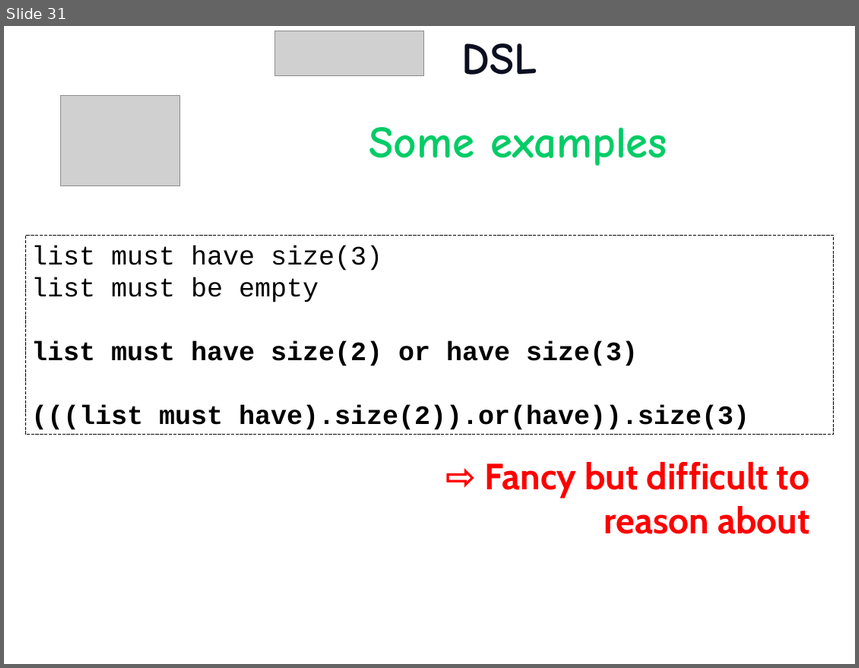
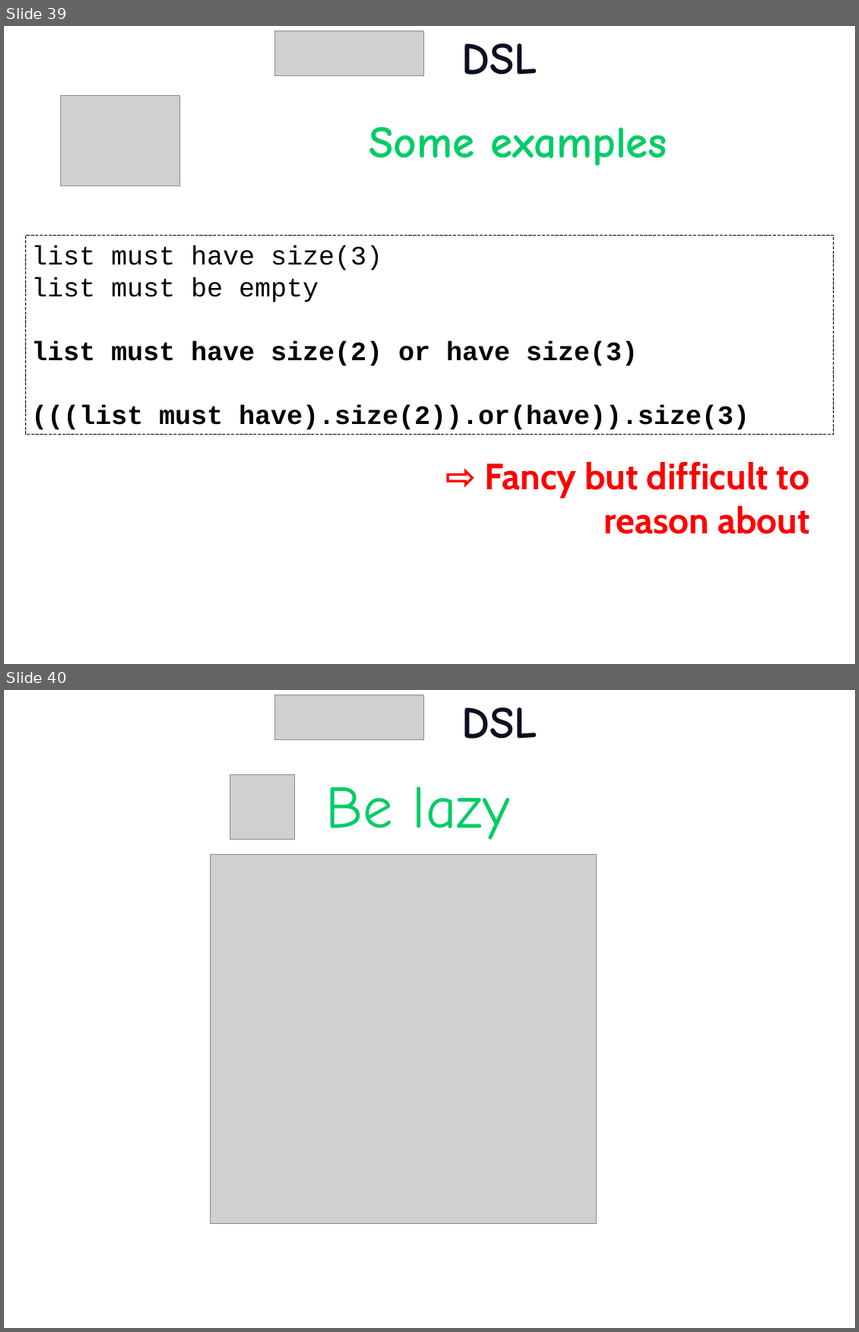
Before and after one commit to etorreborre/oscon-2010, a slide deck: src/main/resources/oscon_2010_specs.pptx. Shown one above the other, each under a label of ours: slide 31 before the commit, slides 39 and 40 after it. The pictures are 859x668 and 859x1332 pixels, drawn with LibreOffice and Linux fonts; fonts in the diff are those of the drawing; grey boxes stand for pictures; background and template pictures are left out. Boxes give left, top, right and bottom in pixels: in the first picture for what was removed or moved away, otherwise in the second. Text is boxed around its words. In the diff, an @@ line names an element or a change of style, - is before the commit and + after.

```diff
--- a/src/main/resources/oscon_2010_specs.pptx
+++ b/src/main/resources/oscon_2010_specs.pptx
@@ slide 40 added at bbox=[4, 690, 855, 1328], background picture (left out) @@
@@ picture added at bbox=[275, 695, 424, 739] @@
@@ title added at bbox=[462, 707, 538, 739], 54 pt, text #0C0F20, bold @@
+DSL
@@ picture added at bbox=[230, 775, 295, 840] @@
@@ text added at bbox=[325, 787, 509, 840], 72 pt, text #00CC66 @@
+Be lazy
@@ picture added at bbox=[210, 855, 597, 1224] @@
@@ what was slide 31 is now slide 39 @@
```
Also in this commit, not shown: 3 slides changed, 6 other slides added.
